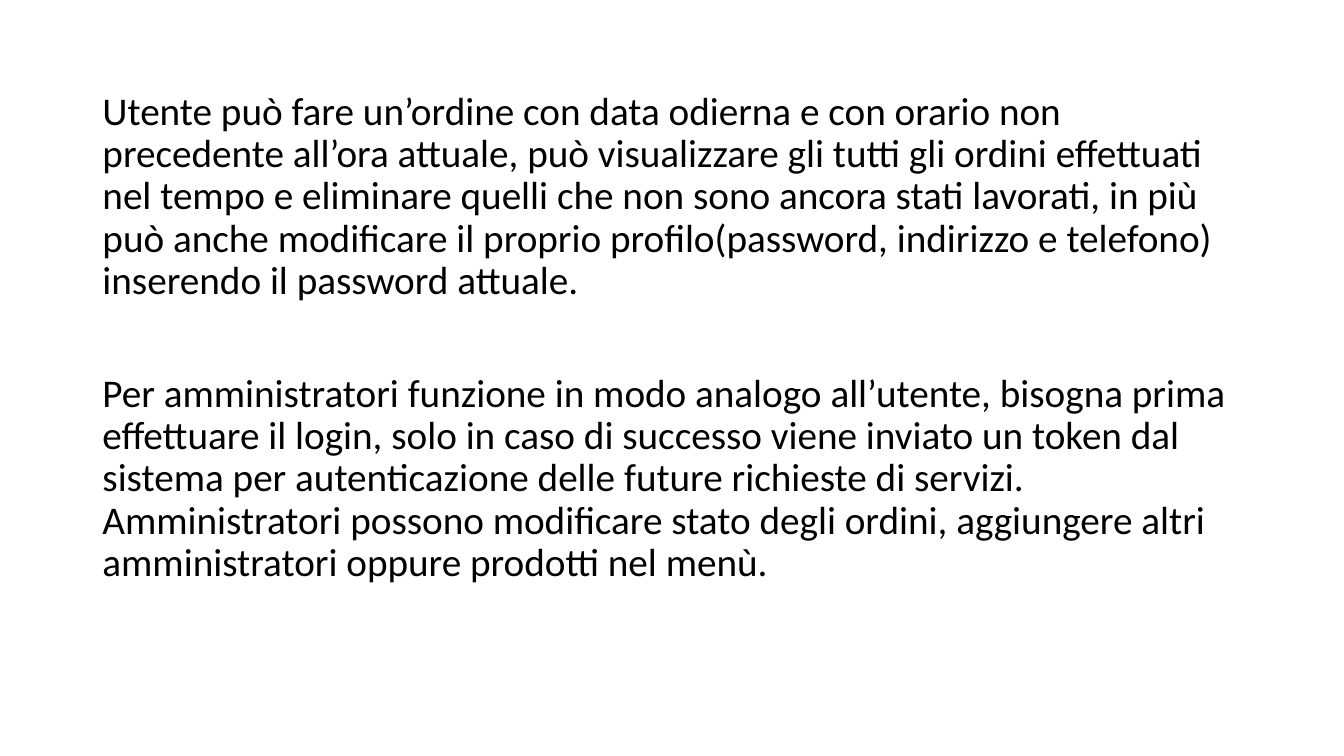
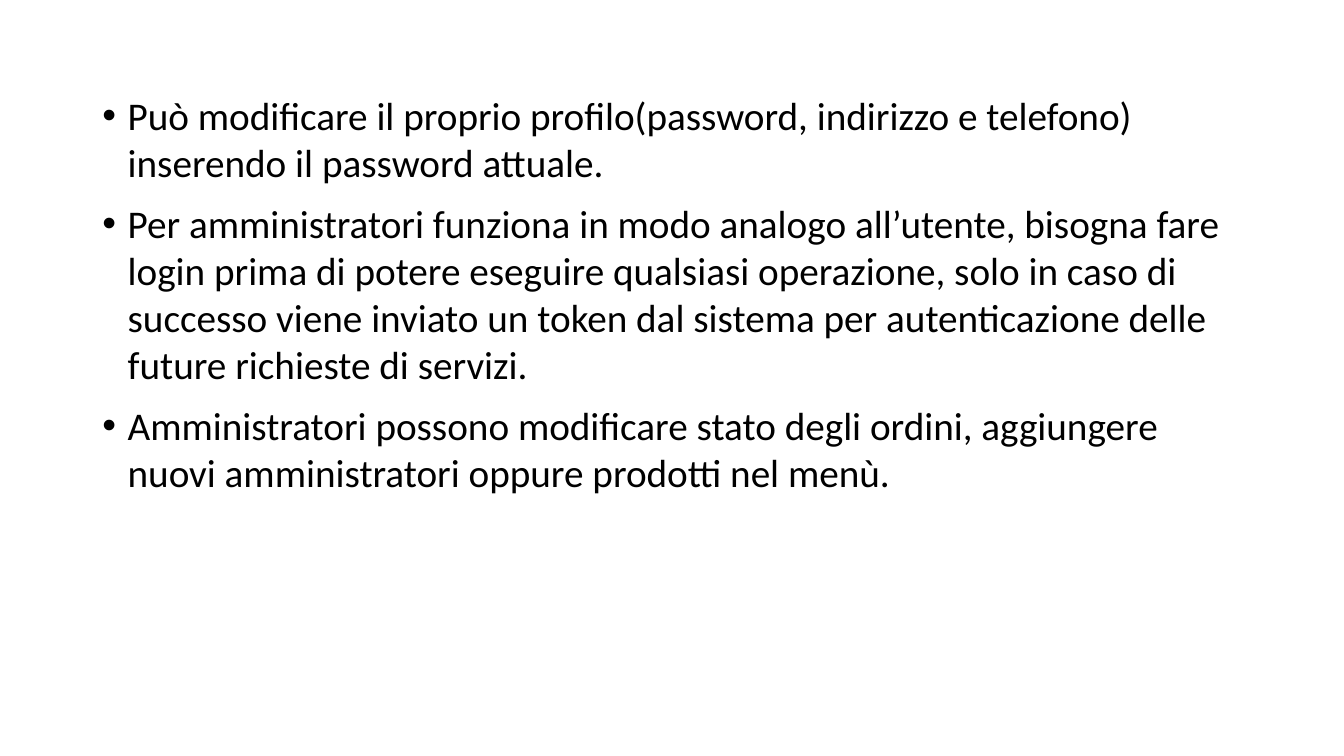
Before and after one commit to WengAnqing/Progetto-IT, a slide deck: slide 9 of Progetto IT.pptx (slide 5 before the commit). Drawn at 1344x756 pixels with LibreOffice and Linux fonts; fonts in the diff are those of the drawing. Boxes give left, top, right and bottom in pixels: in the first picture for what was removed or moved away, otherwise in the second. Text is boxed around its words. In the diff, an @@ line names an element or a change of style, - is before the commit and + after.

```diff
--- a/Progetto IT.pptx
+++ b/Progetto IT.pptx
@@ text at [128,101,1220,494]: text changed @@
-Utente può fare un’ordine con data odierna e con orario non precedente all’ora attuale, può visualizzare gli tutti gli ordini effettuati nel tempo e eliminare quelli che non sono ancora stati lavorati, in più può anche modificare il proprio profilo(password, indirizzo e telefono) inserendo il password attuale.
-Per amministratori funzione in modo analogo all’utente, bisogna prima effettuare il login, solo in caso di successo viene inviato un token dal sistema per autenticazione delle future richieste di servizi. Amministratori possono modificare stato degli ordini, aggiungere altri amministratori oppure prodotti nel menù.
+• Può modificare il proprio profilo(password, indirizzo e telefono) inserendo il password attuale.
+• Per amministratori funziona in modo analogo all’utente, bisogna fare login prima di potere eseguire qualsiasi operazione, solo in caso di successo viene inviato un token dal sistema per autenticazione delle future richieste di servizi.
+• Amministratori possono modificare stato degli ordini, aggiungere nuovi amministratori oppure prodotti nel menù.
```
Also in this commit, not shown: 2 other slides changed, 5 slides added.
